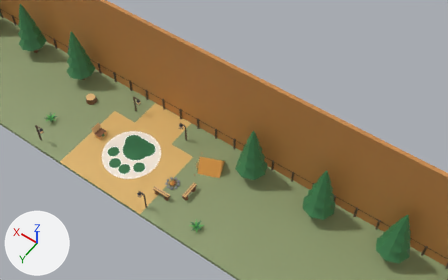
Renders of the FBX model assets/cat-cafe/exports/CatCafe_Camp_Woods.fbx from each side of a commit.
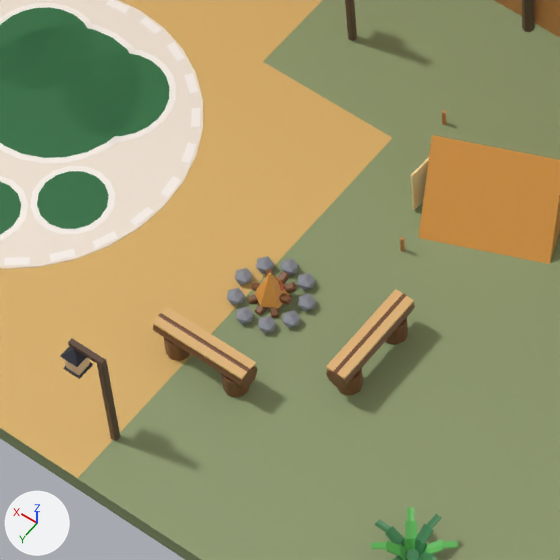
There are two pictures of each version: one from a 50 mm camera at (-0.784, -0.661, 1.343) aimed at (-0.21, -1.464, 0.08), one close up on the part from 28% to 49% of the width and 48% to 81% of the height. The axes (+X, +Y, +Z) are drawn at lower left. The lights are the same throughout. The last two pictures show the newer version. Where no turn or scale is listed for an object, it has been applied to the vertices.

The first close-up shows 'CatCafe_Camp_Woods', 'CatCafe_Camp_Woods_001_Tent', 'CatCafe_Camp_Woods_002_Campfire', 'CatCafe_Camp_Woods_002_Campfire_Glow', 'CatCafe_Camp_Woods_003_LogBench', 'CatCafe_Camp_Woods_004_LogBench', 'CatCafe_Camp_Woods_005_Lantern', 'CatCafe_Camp_Woods_021_Fern' and 2 more.
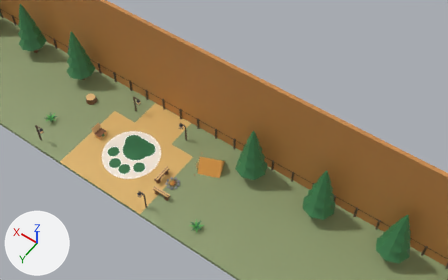
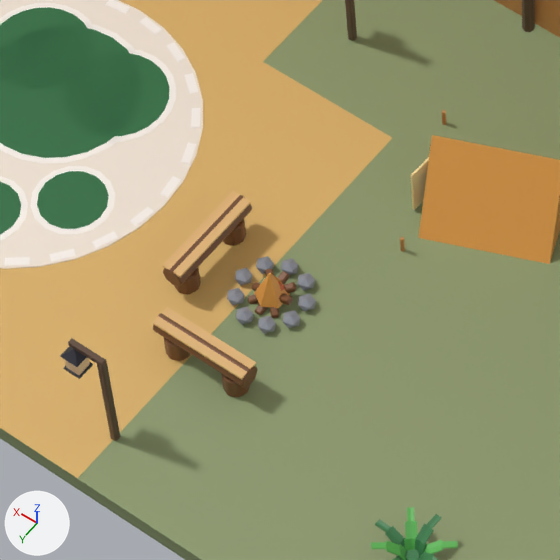
Pixel boxes (x1, y1, x2, y2) of what changed, in the close-ups (560 x 560 px):
'CatCafe_Camp_Woods_004_LogBench', moved: before (326, 289, 415, 395); after (162, 191, 252, 294)

What changed in the scene script:
```text
Change me_catcafe_woods_logbench_001:
    used by ob_catcafe_camp_woods_004_logbench; location = (0.0, 0.0, 0.0)
    remove me_catcafe_woods_logbench_001.from_pydata(...)  # 152 vertices, 156 faces; spans x -0.2108..-0.1992, y -1.345..-1.295, z 0.0..0.0208
    add me_catcafe_woods_logbench_001.from_pydata(...)  # 152 vertices, 156 faces; spans x -0.1208..-0.1092, y -1.345..-1.295, z 0.0..0.0208
    me_catcafe_woods_logbench_001 part 1: the whole mesh is moved by (0.09, 0.0, 0.0)
```
